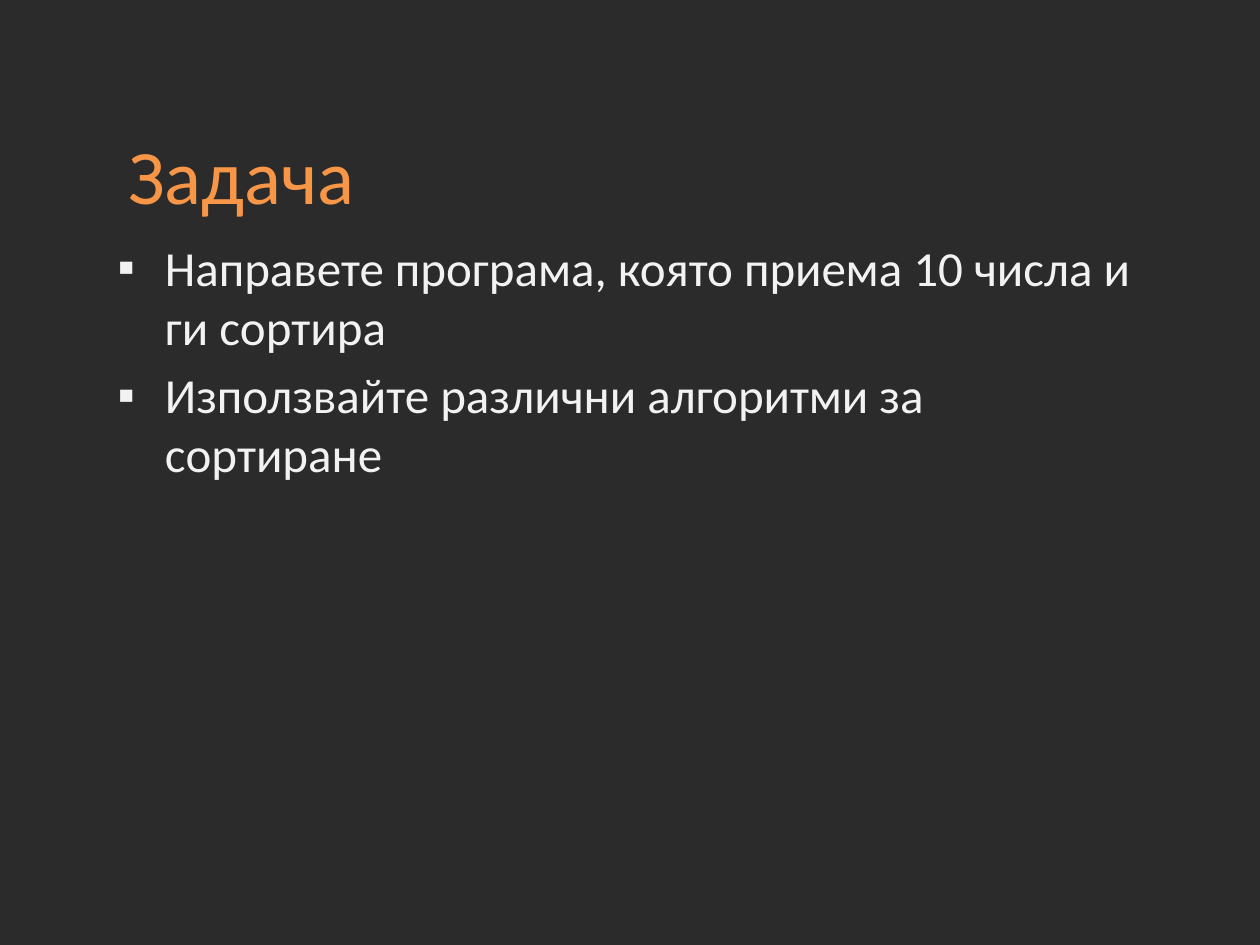
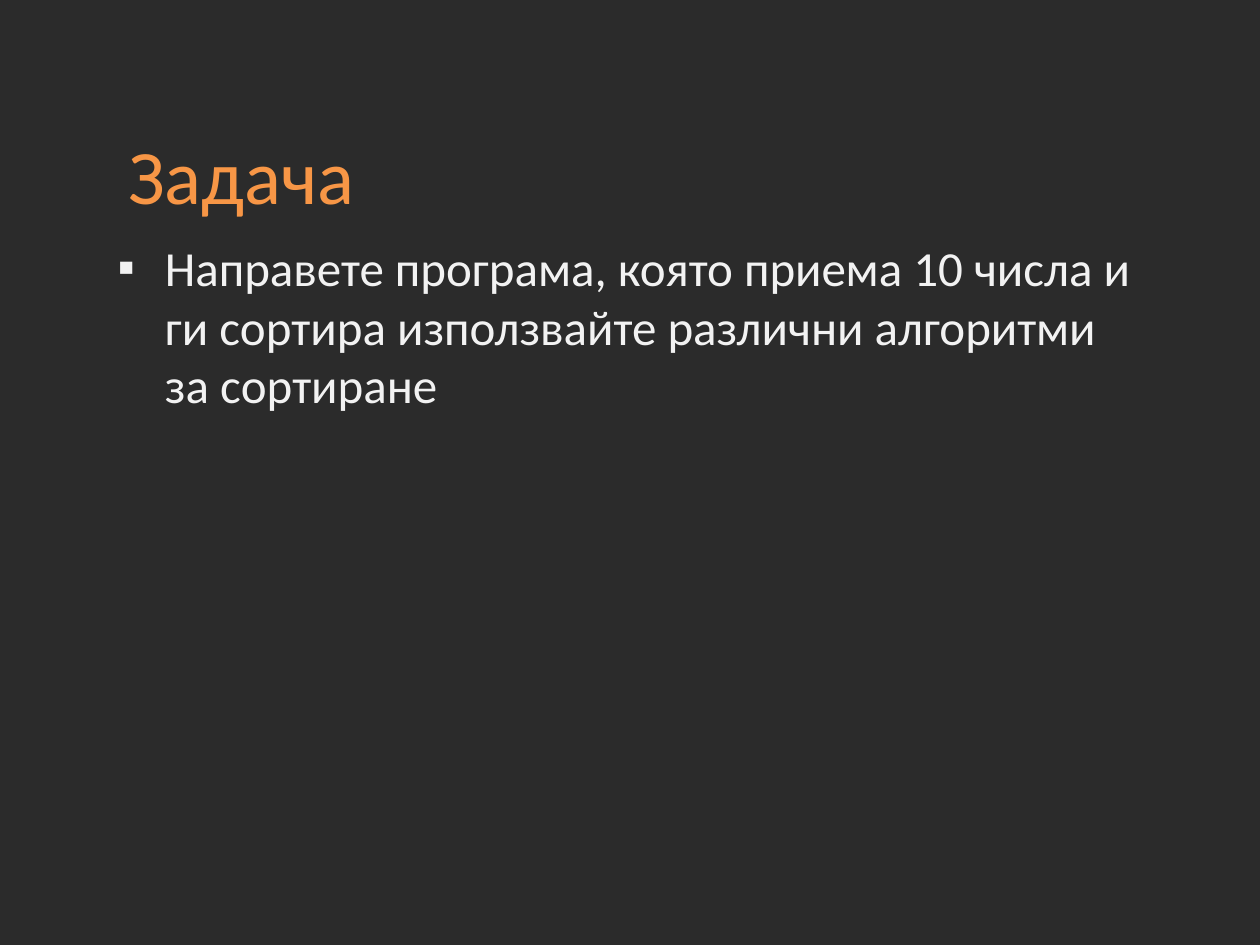
Before and after one commit to Academy-Soft-Intellect/Dot-Net-Course, a slide deck: slide 19 of 12-Algorithms.pptx. Drawn at 1260x945 pixels with LibreOffice and Linux fonts; fonts in the diff are those of the drawing; background and template pictures are left out; a plain dark background stands for a picture behind light text. Boxes give left, top, right and bottom in pixels: in the first picture for what was removed or moved away, otherwise in the second. Text is boxed around its words. In the diff, an @@ line names an element or a change of style, - is before the commit and + after.

```diff
--- a/12-Algorithms.pptx
+++ b/12-Algorithms.pptx
@@ text at box(165, 254, 1130, 411): text changed @@
-▪ Направете програма, която приема 10 числа и ги сортира
-▪ Използвайте различни алгоритми за сортиране
+▪ Направете програма, която приема 10 числа и ги сортира използвайте различни алгоритми за сортиране
```
Also in this commit, not shown: 2 other slides changed, 1 slide added, 1 other file.
